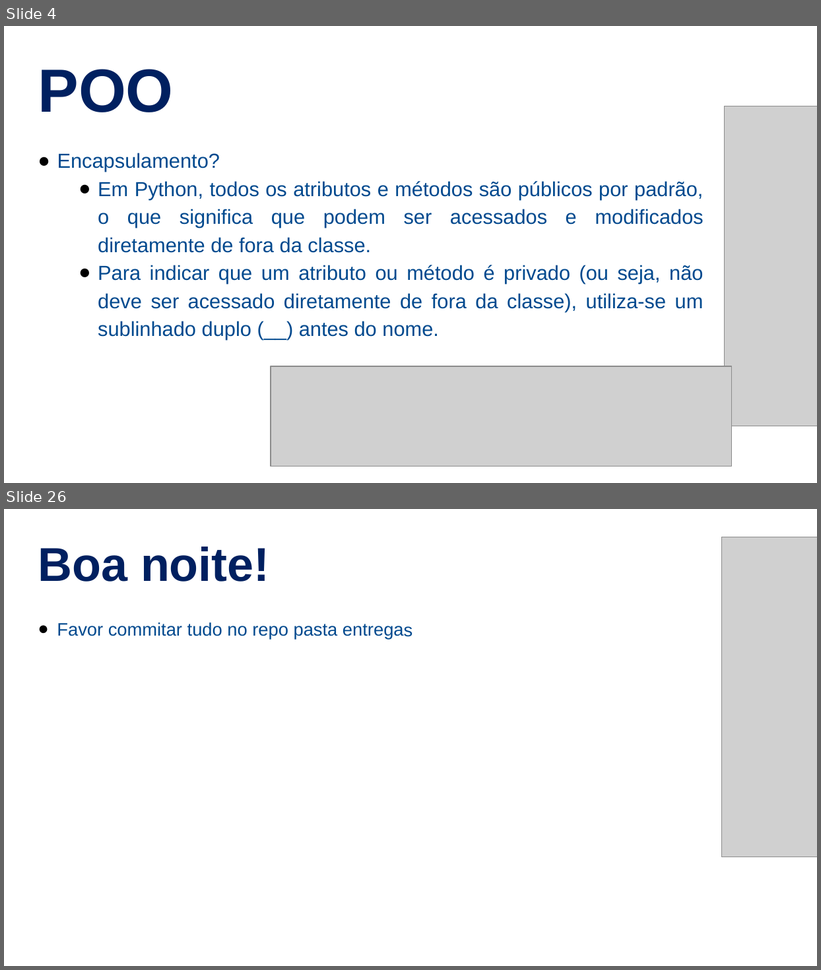
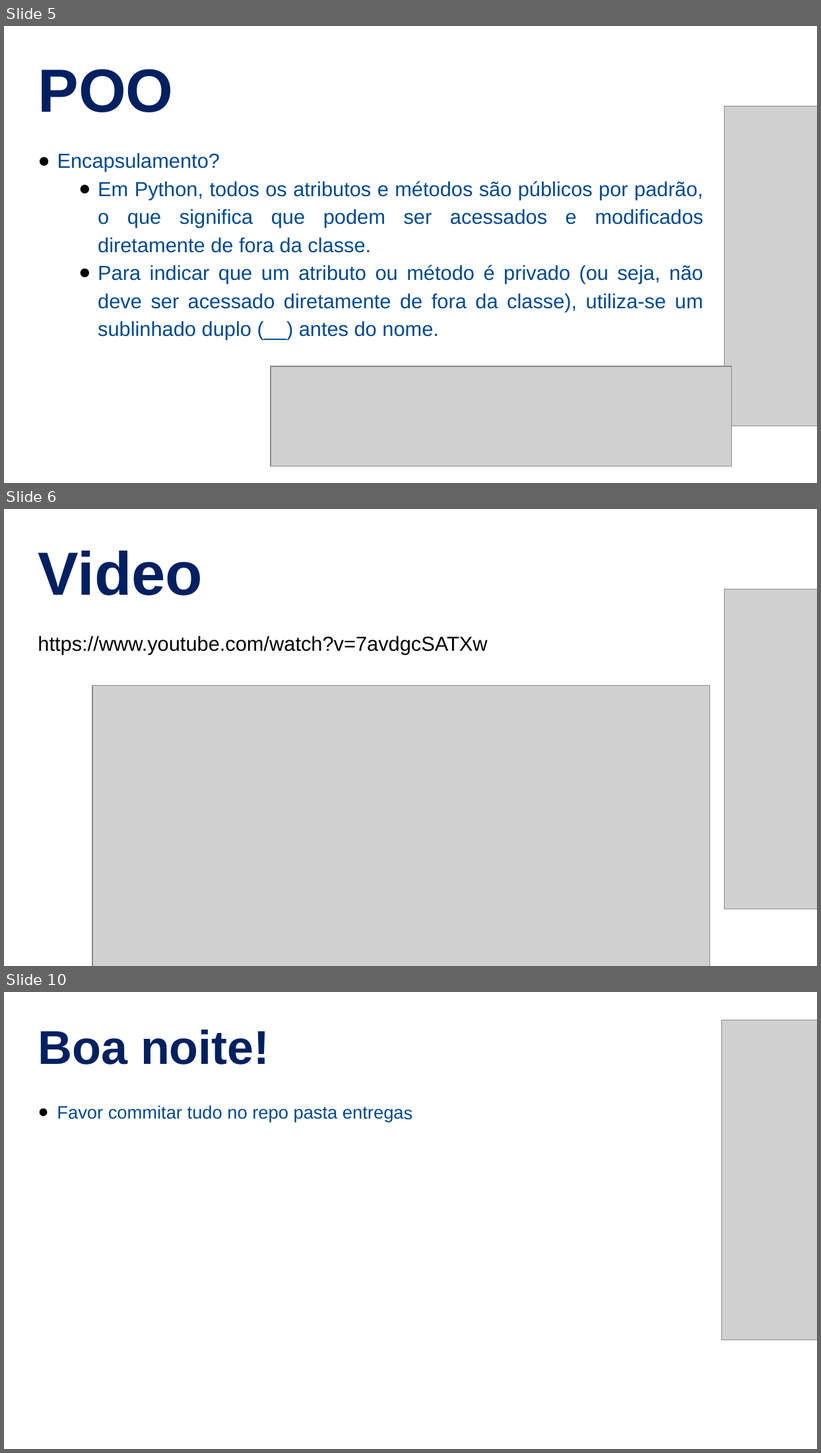
Before and after one commit to NaturalCoder/TI96, a slide deck: Aula18/Aula18.pptx. Shown one above the other, each under a label of ours: slides 4 and 26 before the commit, slides 5, 6 and 10 after it; the slides between them are not shown. The pictures are 821x970 and 821x1453 pixels, drawn with LibreOffice and Linux fonts; fonts in the diff are those of the drawing; grey boxes stand for pictures. Boxes give left, top, right and bottom in pixels: in the first picture for what was removed or moved away, otherwise in the second. Text is boxed around its words. In the diff, an @@ line names an element or a change of style, - is before the commit and + after.

```diff
--- a/Aula18/Aula18.pptx
+++ b/Aula18/Aula18.pptx
@@ slide 6 added at [4, 509, 817, 966], background #FFFFFF @@
@@ text added at [38, 551, 203, 595], 54 pt, text #002060, bold @@
+Video
@@ picture added at [725, 590, 817, 910] @@
@@ text added at [38, 636, 487, 655], 18 pt, text #000000 @@
+https://www.youtube.com/watch?v=7avdgcSATXw
@@ picture added at [92, 685, 710, 966] @@
@@ what was slide 4 is now slide 5 @@
@@ what was slide 26 is now slide 10 @@
```
Also in this commit, not shown: 1 slide changed, 3 other slides added, 20 slides removed, 9 other files.
